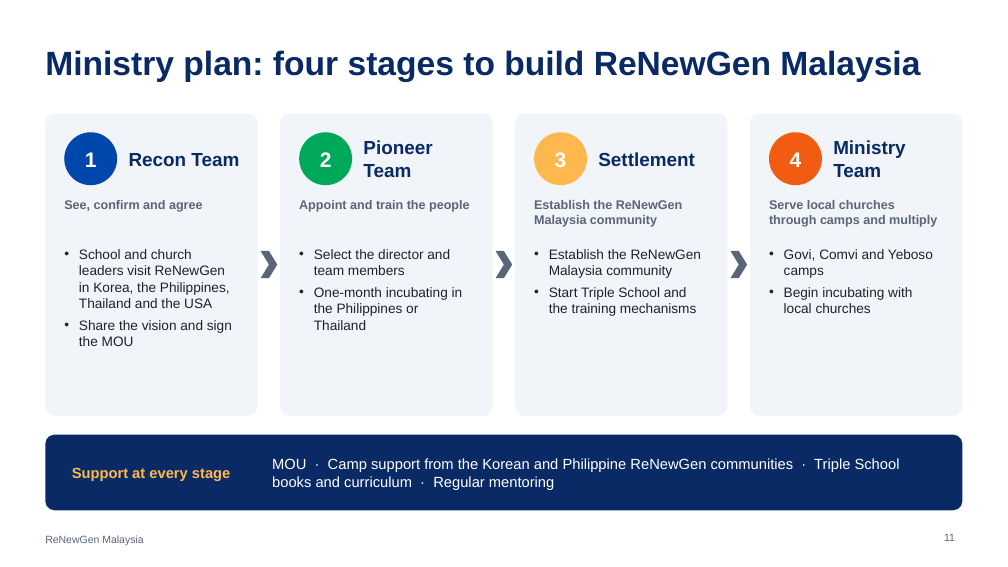
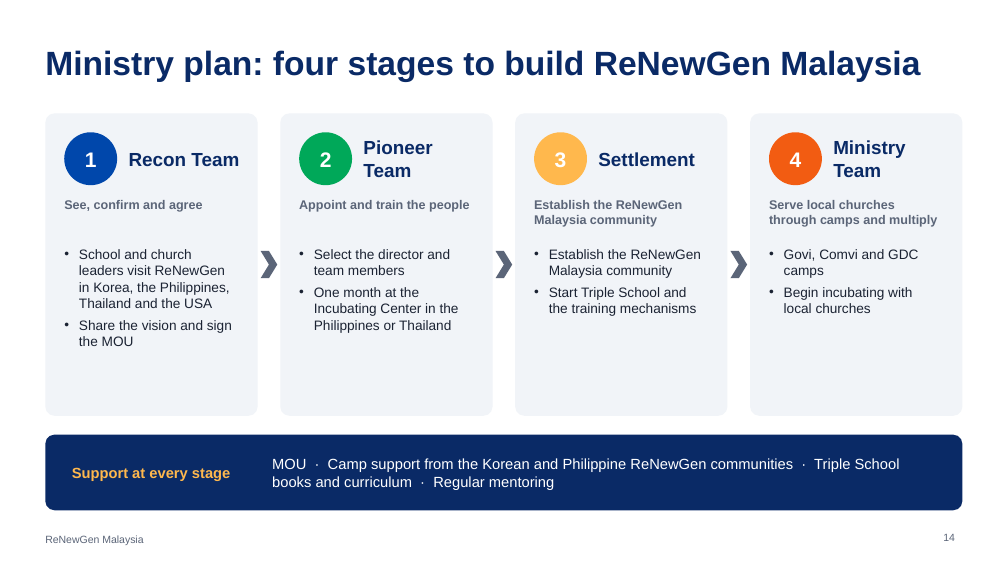
Before and after one commit to ChampionJohan/Johan, a slide deck: slide 14 of renewgen-malaysia/ReNewGen_Malaysia_EN.pptx (slide 11 before the commit). Drawn at 1008x567 pixels with LibreOffice and Linux fonts; fonts in the diff are those of the drawing. Boxes give left, top, right and bottom in pixels: in the first picture for what was removed or moved away, otherwise in the second. Text is boxed around its words. In the diff, an @@ line names an element or a change of style, - is before the commit and + after.

```diff
--- a/renewgen-malaysia/ReNewGen_Malaysia_EN.pptx
+++ b/renewgen-malaysia/ReNewGen_Malaysia_EN.pptx
@@ text at (784,249,918,278): text changed @@
-• Govi, Comvi and Yeboso camps
+• Govi, Comvi and GDC camps
@@ text at (314,287,459,333): text changed @@
-• One-month incubating in the Philippines or Thailand
+• One month at the Incubating Center in the Philippines or Thailand
@@ page number at (943,534,955,541): text changed @@
-11
+14
```
Also in this commit, not shown: 7 other slides changed, 3 slides added, 9 other files.
